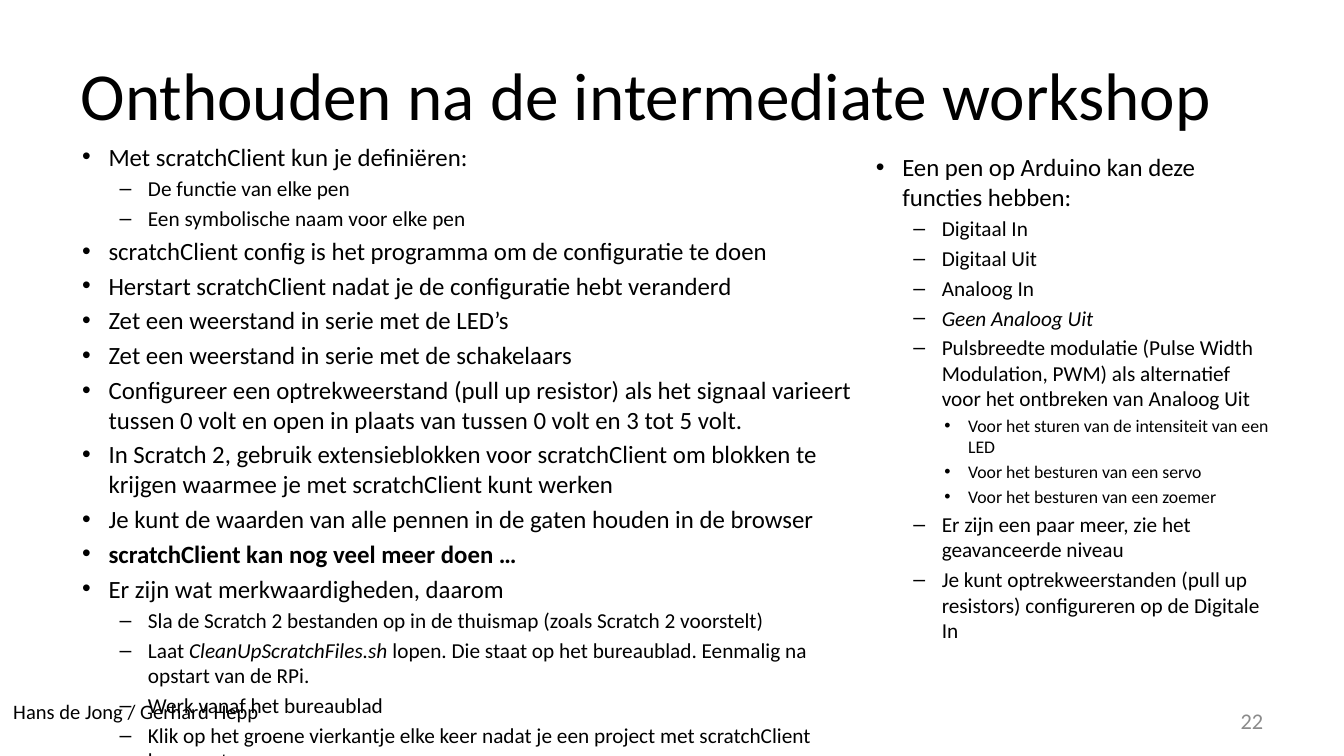
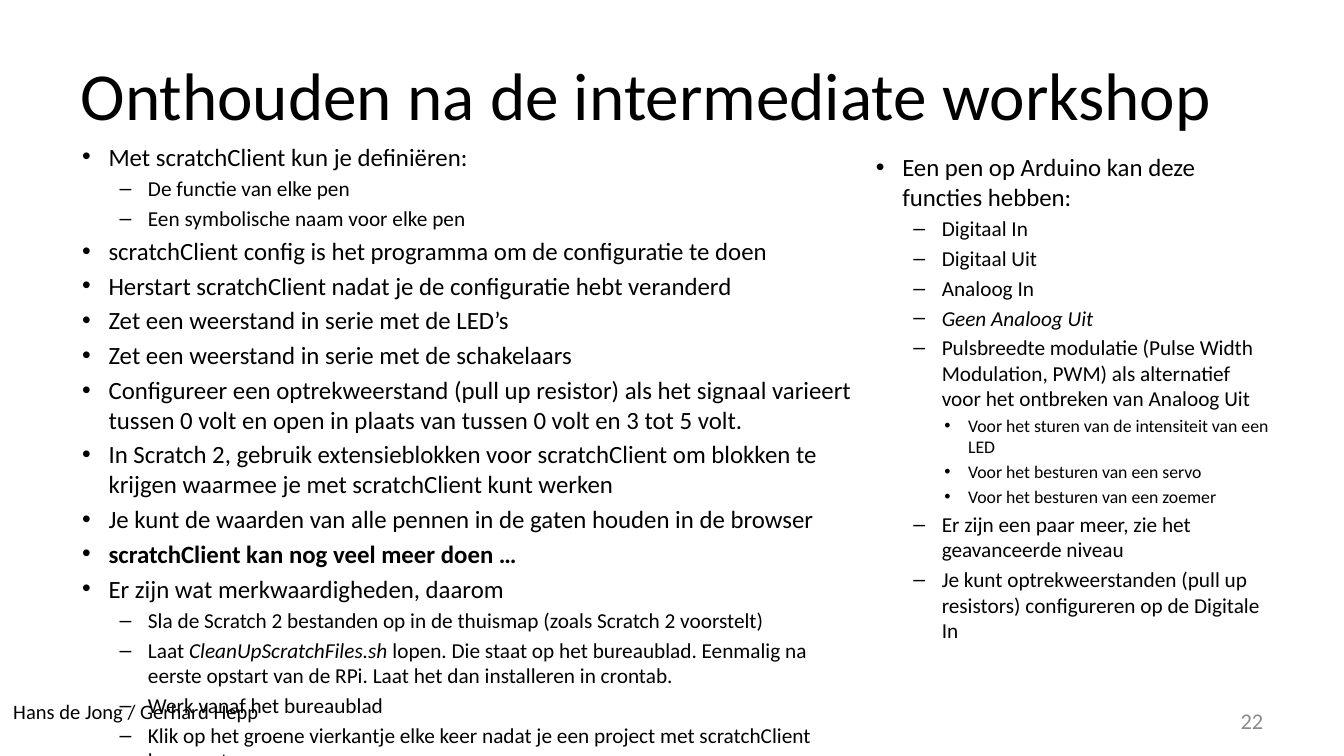
Before and after one commit to hansdejongehv/scratchClient-Tutorials, a slide deck: slide 22 of scratchClientTutorial/NL---Nederlands/NL - 2 - scratchCl Gevorderden Les.pptx. Drawn at 1344x756 pixels with LibreOffice and Linux fonts; fonts in the diff are those of the drawing; background and template pictures are left out. Boxes give left, top, right and bottom in pixels: in the first picture for what was removed or moved away, otherwise in the second. Text is boxed around its words. In the diff, an @@ line names an element or a change of style, - is before the commit and + after.

Commit message:
Updates in install, Cleanup Files and Tutorials

```diff
--- a/scratchClientTutorial/NL---Nederlands/NL - 2 - scratchCl Gevorderden Les.pptx
+++ b/scratchClientTutorial/NL---Nederlands/NL - 2 - scratchCl Gevorderden Les.pptx
@@ text at bbox=[148, 643, 806, 687]: text changed @@
-  – Laat CleanUpScratchFiles.sh lopen. Die staat op het bureaublad. Eenmalig na opstart van de RPi.
+  – Laat CleanUpScratchFiles.sh lopen. Die staat op het bureaublad. Eenmalig na eerste opstart van de RPi. Laat het dan installeren in crontab.
```
Also in this commit, not shown: 20 other files.
